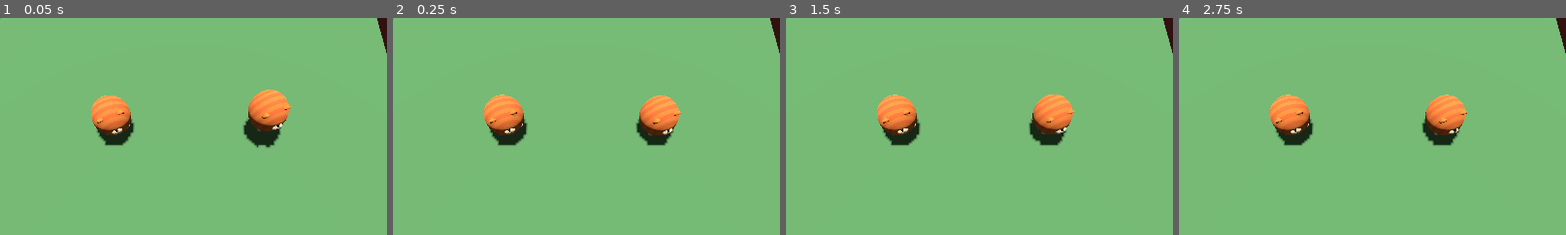
Above: before the commit, frames 1-4 (left to right).
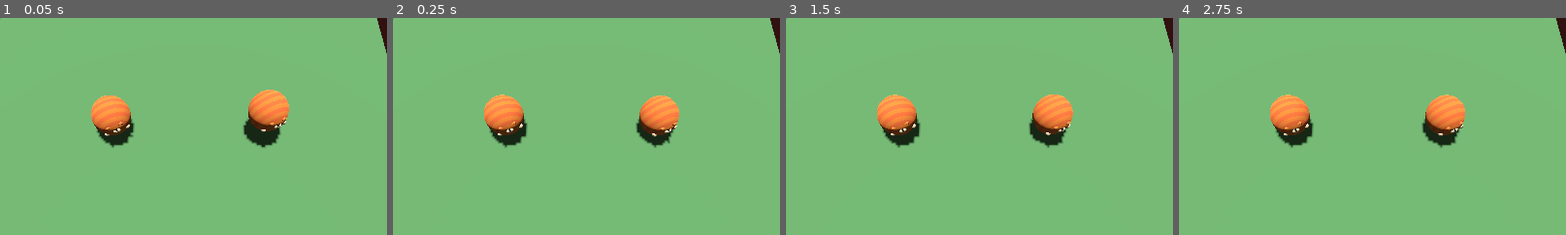
Above: after the commit, the same moments.

Repository: HedgeLizards/ggj24
Game: Godot game, scene res://scenes/main.tscn
The game is run twice, just before and just after one commit, with the same random seed, the same clock (stepped at 60 frames per second) and the same inputs.
Inputs:
- Up to frame 1 (0.05 s): no input
- Up to frame 2 (0.25 s): no input
- Up to frame 3 (1.5 s): no input
- Up to frame 4 (2.75 s): tap Enter at 2 s
The pictures show only the part of the screen within x 26-76%, y 8-58%; the shares and areas given below are measured in that part.

The runs differ from the first frame. In frame 1, 0.4% of the frame differs, in the area x 25-76%, y 40-60%; in frame 2, 0.4%, in the area x 24-75%, y 42-60%; in frame 3, 0.4%; in frame 4, 0.4%.

Commit message:
Player Movement Particles

Diff:
--- /dev/null
+++ b/code/playerpart.gd
@@ -0,0 +1,4 @@
+extends CPUParticles3D
+
+func _physics_process(_delta):
+	position = %Body.position
--- a/scenes/cat.tscn
+++ b/scenes/cat.tscn
@@ -1,7 +1,8 @@
-[gd_scene load_steps=5 format=3 uid="uid://cpru8qqcxur31"]
+[gd_scene load_steps=7 format=3 uid="uid://cpru8qqcxur31"]
 
 [ext_resource type="Script" path="res://code/player.gd" id="1_4x5th"]
 [ext_resource type="PackedScene" uid="uid://c1m1lbs4oqw12" path="res://art/Cats/ggjcat.glb" id="2_kkomk"]
+[ext_resource type="Script" path="res://code/playerpart.gd" id="3_rjoyy"]
 
 [sub_resource type="PhysicsMaterial" id="PhysicsMaterial_e8e0b"]
 rough = true
@@ -10,15 +11,24 @@
 [sub_resource type="SphereShape3D" id="SphereShape3D_l615a"]
 radius = 2.5
 
-[node name="Player" type="RigidBody3D"]
+[sub_resource type="PlaneMesh" id="PlaneMesh_cpex8"]
+
+[node name="Node3D" type="Node3D"]
+
+[node name="Body" type="RigidBody3D" parent="."]
+unique_name_in_owner = true
 mass = 2.0
 physics_material_override = SubResource("PhysicsMaterial_e8e0b")
 gravity_scale = 4.0
 linear_damp = 0.2
 script = ExtResource("1_4x5th")
 
-[node name="ggjcat" parent="." instance=ExtResource("2_kkomk")]
+[node name="ggjcat" parent="Body" instance=ExtResource("2_kkomk")]
 transform = Transform3D(2.5, 0, 0, 0, 2.5, 0, 0, 0, 2.5, 2.08165e-12, 2.08165e-12, 2.08165e-12)
 
-[node name="Shape" type="CollisionShape3D" parent="."]
+[node name="Shape" type="CollisionShape3D" parent="Body"]
 shape = SubResource("SphereShape3D_l615a")
+
+[node name="CPUParticles3D" type="CPUParticles3D" parent="."]
+mesh = SubResource("PlaneMesh_cpex8")
+script = ExtResource("3_rjoyy")
Binary file changed: art/Cats/ggjcat.glb
